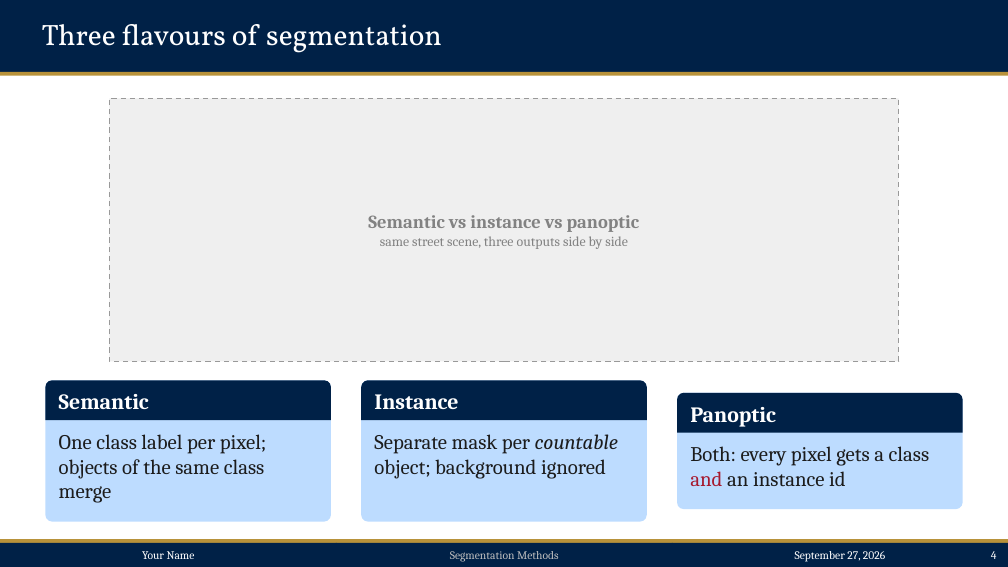
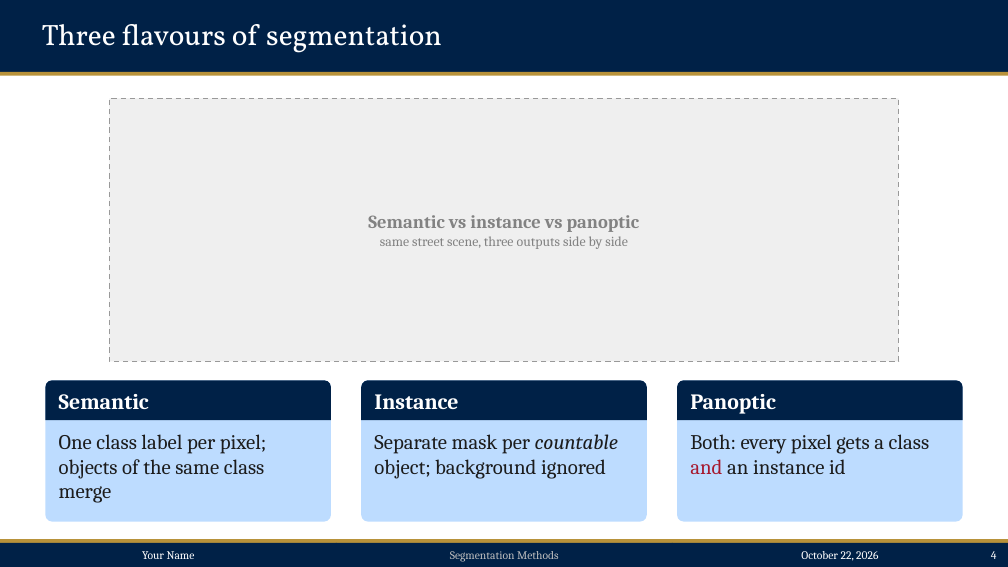
Before and after one commit to anoted/ppt-templated, a slide deck: slide 4 of segmentation/segmentation.pptx. Drawn at 1008x567 pixels with LibreOffice and Linux fonts; fonts in the diff are those of the drawing. Boxes give left, top, right and bottom in pixels: in the first picture for what was removed or moved away, otherwise in the second. Text is boxed around its words. In the diff, an @@ line names an element or a change of style, - is before the commit and + after.

```diff
--- a/segmentation/segmentation.pptx
+++ b/segmentation/segmentation.pptx
@@ rounded rectangle "Both: every pixel gets a ..." resized from (x1=678, y1=393, x2=963, y2=510) to (x1=678, y1=380, x2=963, y2=522) @@
@@ rounded rectangle "Both: every pixel gets a ..." at (x1=678, y1=380, x2=963, y2=522): proportions changed @@
@@ round same rect "Panoptic" moved from (x1=678, y1=393, x2=963, y2=433) to (x1=678, y1=380, x2=963, y2=420) @@
@@ text in rectangle at (x1=801, y1=551, x2=878, y2=561): text changed @@
-September 27, 2026
+October 22, 2026
```
Also in this commit, not shown: 27 other slides changed, 17 other files.
